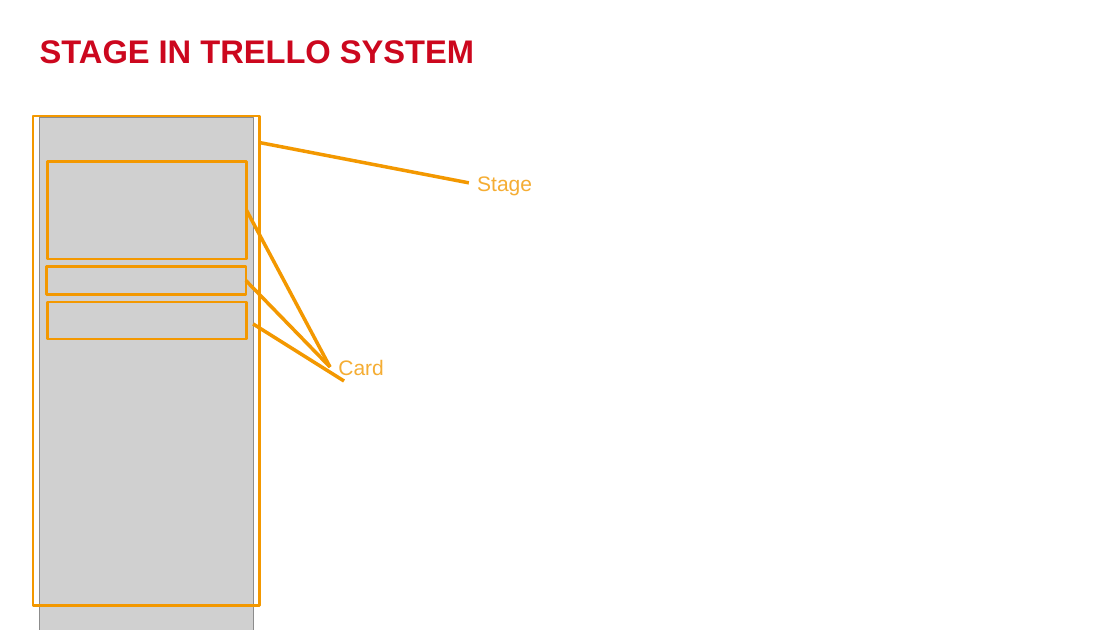
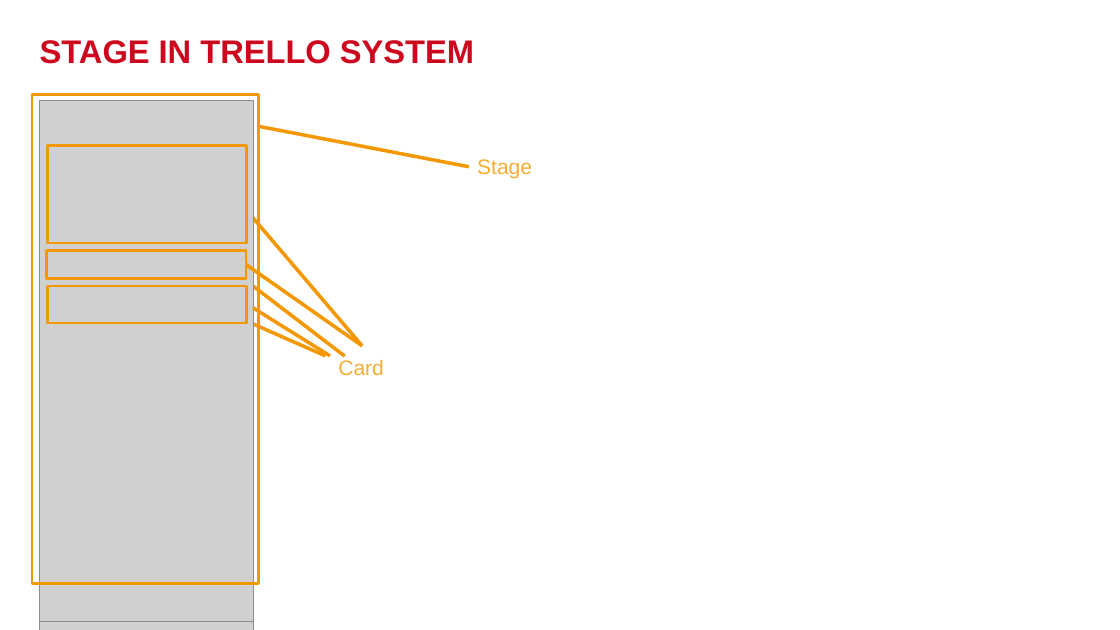
Before and after one commit to khoado-dev/YPP4-KhoaDo, a slide deck: slide 34 of Documents/Presentation/IntroductionFunctionInTrelloSystem.pptx. Drawn at 1120x630 pixels with LibreOffice and Linux fonts; fonts in the diff are those of the drawing; grey boxes stand for pictures; background and template pictures are left out. Boxes give left, top, right and bottom in pixels: in the first picture for what was removed or moved away, otherwise in the second. Text is boxed around its words. In the diff, an @@ line names an element or a change of style, - is before the commit and + after.

```diff
--- a/Documents/Presentation/IntroductionFunctionInTrelloSystem.pptx
+++ b/Documents/Presentation/IntroductionFunctionInTrelloSystem.pptx
@@ rectangle: place and size @@
-rectangle at <box>33,116,260,605</box>
+rectangle at <box>32,94,259,583</box>
@@ picture added at <box>39,101,253,622</box> @@
@@ 3 rectangles, 1 text, 1 line: place and size @@
-3 rectangles, 1 text, 1 line at <box>46,143,532,339</box>
+3 rectangles, 1 text, 1 line at <box>46,127,532,323</box>
@@ line moved from (330, 367) - (246, 210) to (362, 346) - (246, 210) @@
@@ line added from (362, 346) to (246, 265), #F39800 3 pt @@
@@ line moved from (330, 367) - (246, 281) to (344, 356) - (246, 281) @@
@@ line moved from (344, 381) - (253, 324) to (325, 356) - (253, 324) @@
@@ line added from (330, 356) to (253, 308), #F39800 3 pt @@
```
Also in this commit, not shown: 1 other slide changed, 2 other files.
